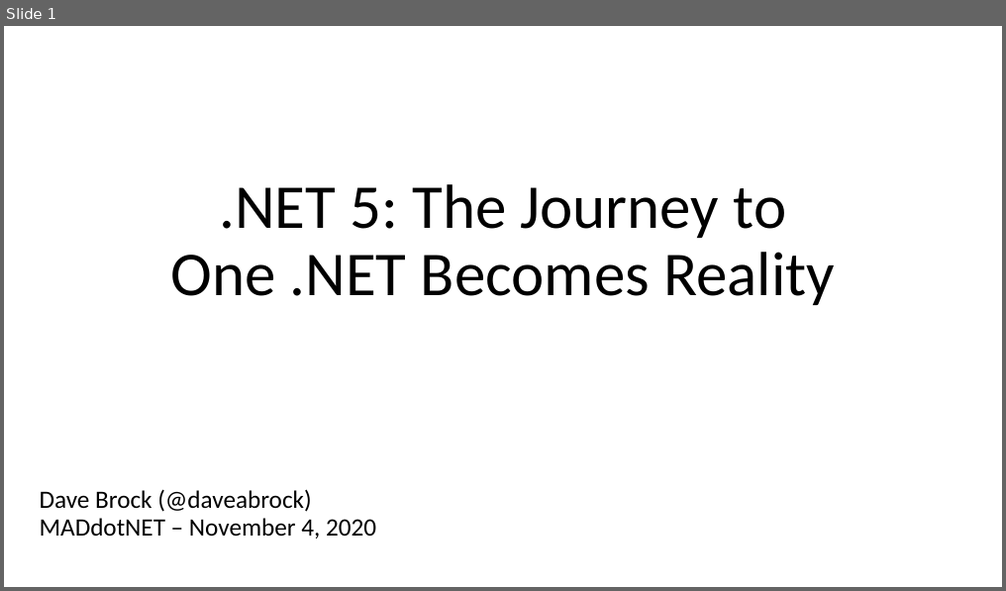
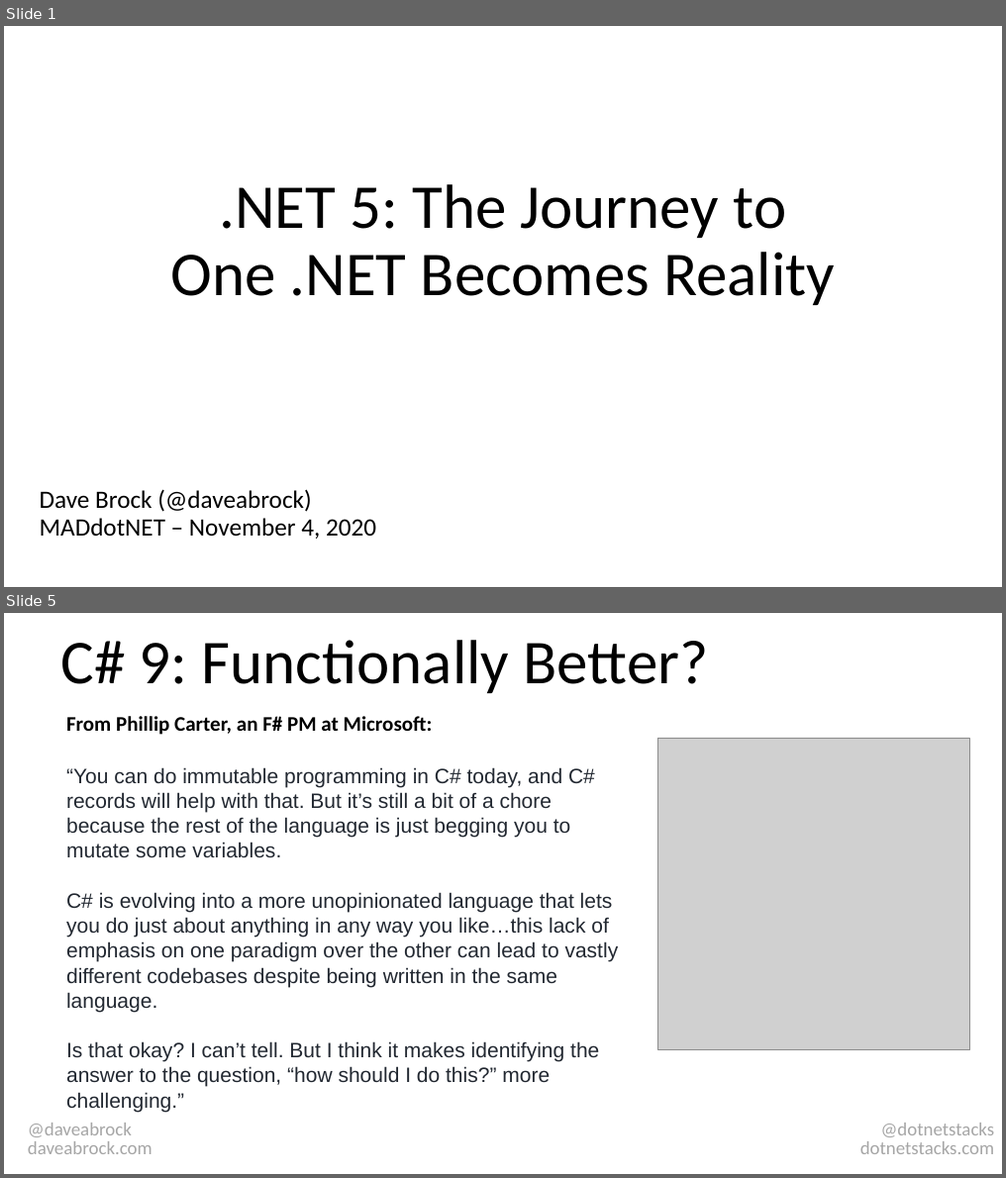
Before and after one commit to daveabrock/talks, a slide deck: NET 5 - Journey To One NET.pptx. Shown one above the other, each under a label of ours: slide 1 before the commit, slides 1 and 5 after it; the slides between them are not shown. The pictures are 1006x591 and 1006x1178 pixels, drawn with LibreOffice and Linux fonts; fonts in the diff are those of the drawing; grey boxes stand for pictures. Boxes give left, top, right and bottom in pixels: in the first picture for what was removed or moved away, otherwise in the second. Text is boxed around its words. In the diff, an @@ line names an element or a change of style, - is before the commit and + after.

```diff
--- a/NET 5 - Journey To One NET.pptx
+++ b/NET 5 - Journey To One NET.pptx
@@ slide 5 added at box(4, 613, 1002, 1174), background #FFFFFF @@
@@ title added at box(61, 640, 709, 693), 60 pt, text #000000 @@
+C# 9: Functionally Better?
@@ text added at box(66, 716, 619, 1062), 20 pt, text #222831 @@
+From Phillip Carter, an F# PM at Microsoft:
+“You can do immutable programming in C# today, and C# records will help with that. But it’s still a bit of a chore because the rest of the language is just begging you to mutate some variables.
+C# is evolving into a more unopinionated language that lets you do just about anything in any way you like…this lack of emphasis on one paradigm over the other can lead to vastly different codebases despite being written in the same language.
+Is that okay? I can’t tell. But I think it makes identifying the answer to the question, “how should I do this?” more challenging.”
@@ picture added at box(657, 738, 969, 1051) @@
@@ subtitle added at box(28, 1123, 152, 1155), 18 pt, text #A6A6A6 @@
+@daveabrock
+daveabrock.com
@@ text added at box(860, 1123, 995, 1155), 18 pt, text #A6A6A6 @@
+@dotnetstacks
+dotnetstacks.com
```
Also in this commit, not shown: 3 slides changed, 18 other slides added, 1 slide removed.
